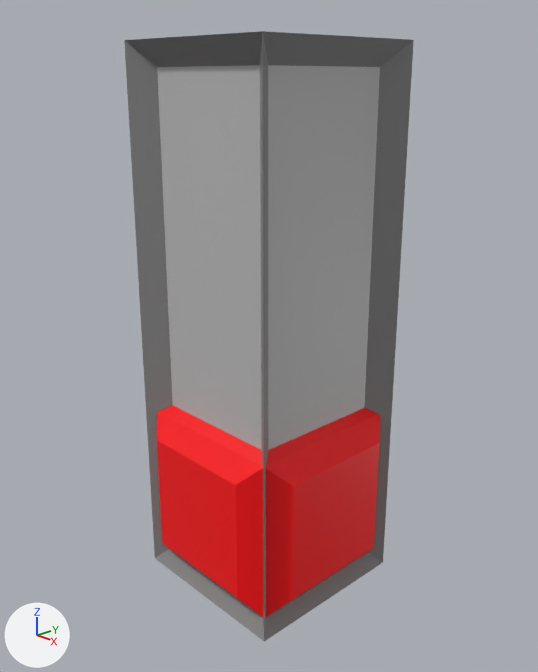
Two versions of the Blender file Executable/TopDownShooter/Assets/Raw/TopDownShooter.blend, one commit apart.
One viewpoint serves both versions: a 50 mm camera at (2.86, -2.69, 2.82) aimed at (0.0, 0.0, 1.47). Every picture has the same lights, and +X, +Y and +Z are marked at lower left.

In view in the first picture: 'Player', 'Wall'.
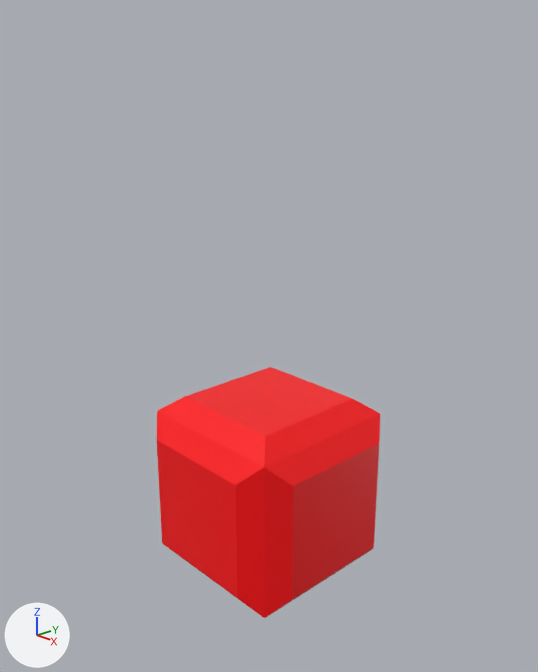
Location of each change, [x1, y1, x2, y2] in pixels of the pictures (538 x 672 px):
```json
{"object": "Wall", "change": "hidden", "before": [124, 31, 414, 641]}
```

Scene script edits in JSON lines:
```json
{"op": "add", "block": "ob_wall", "code": "ob_wall.hide_set(True)"}
```
